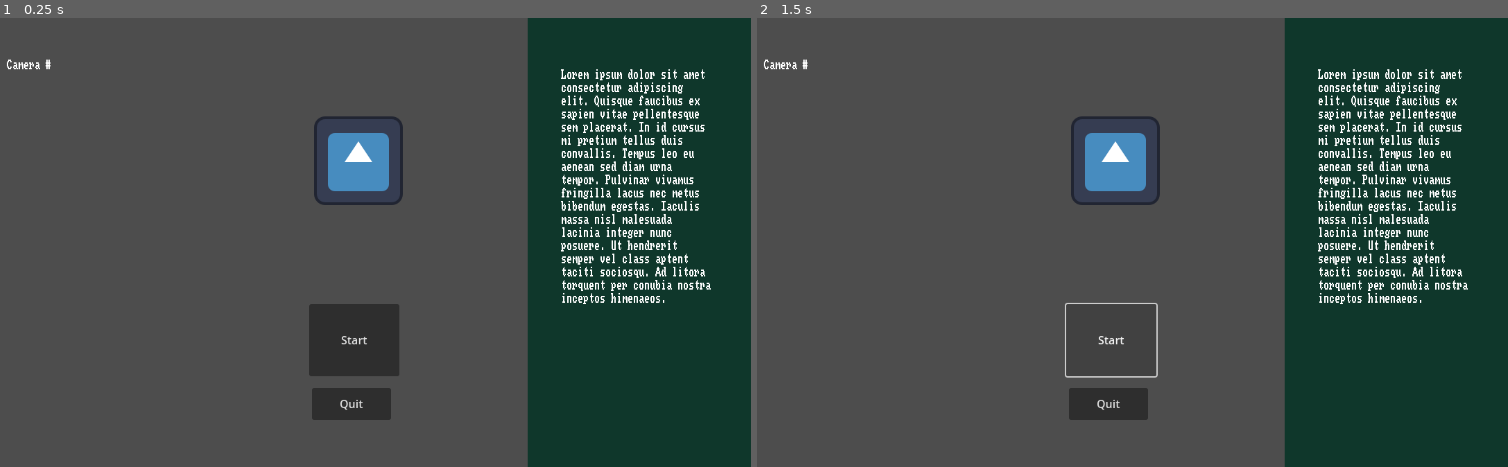
Above: before the commit, frames 1-2 (left to right).
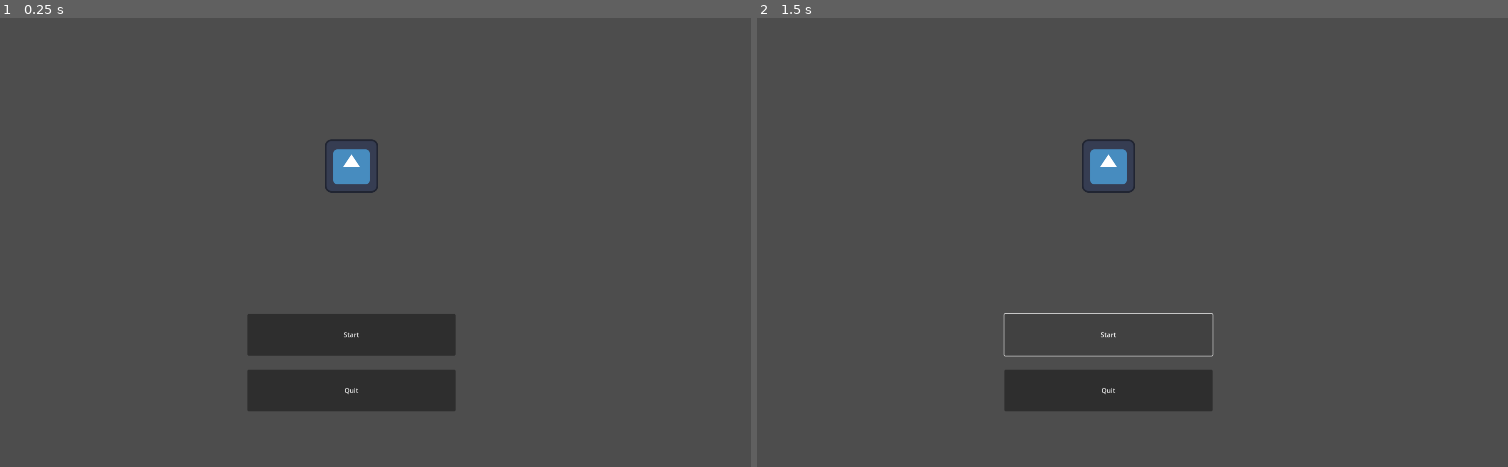
Above: after the commit, the same moments.

Repository: Undalevein/Game-Jam-2026-Eye-Spy
Game: Godot game, scene res://Scenes/game.tscn
Two runs of this game, one before a commit and one after it. Both use one fixed random seed, a clock stepped at 60 frames per second and the inputs below. The engine's default icon, where the game draws it, is replaced by a stand-in: a white triangle on a blue panel in a dark square.
Inputs:
- Up to frame 1 (0.25 s): no input
- Up to frame 2 (1.5 s): click "Start" at 0.5 s; click "Start" at 1.25 s

The runs differ from the first frame. In frame 1, 35% of the frame differs, in the area x 0-100%, y 0-100%; in frame 2, 33%.
Error after the commit: Invalid assignment of property or key 'enabled' with value of type 'bool' on a base object of type 'null instance'. (res://Scripts/game_manager.gd:6)

Commit message:
More progress

Diff:
--- a/Scenes/game.tscn
+++ b/Scenes/game.tscn
@@ -17,8 +17,12 @@
 [node name="Camera2D" type="Camera2D" parent="UI"]
 anchor_mode = 0
 
-[node name="GameInterface" parent="UI/Camera2D" instance=ExtResource("1_ebmjs")]
+[node name="CanvasLayer" type="CanvasLayer" parent="UI/Camera2D"]
+
+[node name="GameInterface" parent="UI/Camera2D/CanvasLayer" instance=ExtResource("1_ebmjs")]
+visible = false
 metadata/_edit_use_anchors_ = true
 
-[node name="MainMenu" parent="UI/Camera2D" instance=ExtResource("2_qxrlw")]
-metadata/_edit_use_anchors_ = true
+[node name="MainMenu" parent="UI/Camera2D/CanvasLayer" instance=ExtResource("2_qxrlw")]
+
+[connection signal="start_game" from="UI/Camera2D/CanvasLayer/MainMenu" to="." method="_on_main_menu_start_game"]
--- a/Scenes/game_interface.tscn
+++ b/Scenes/game_interface.tscn
@@ -4,9 +4,11 @@
 
 [sub_resource type="LabelSettings" id="LabelSettings_p428j"]
 font = ExtResource("1_pcnj6")
+font_size = 24
 
 [sub_resource type="LabelSettings" id="LabelSettings_pcnj6"]
 font = ExtResource("1_pcnj6")
+font_size = 40
 
 [node name="GameInterface" type="Control"]
 layout_mode = 3
@@ -17,28 +19,39 @@
 grow_vertical = 2
 
 [node name="ColorRect" type="ColorRect" parent="."]
-layout_mode = 0
-offset_left = 830.0
-offset_right = 1152.0
-offset_bottom = 648.0
+layout_mode = 1
+anchors_preset = 6
+anchor_left = 1.0
+anchor_top = 0.5
+anchor_right = 1.0
+anchor_bottom = 0.5
+offset_left = -658.0
+offset_top = -1000.0
+offset_bottom = 1000.0
+grow_horizontal = 0
+grow_vertical = 2
 color = Color(0.058034733, 0.2151418, 0.17079514, 1)
 
-[node name="PerilDialogue" type="Label" parent="."]
-layout_mode = 0
-offset_left = 878.0
-offset_top = 74.0
-offset_right = 1103.0
-offset_bottom = 539.0
+[node name="PerilDialogue" type="Label" parent="ColorRect"]
+layout_mode = 1
+anchors_preset = 4
+anchor_top = 0.5
+anchor_bottom = 0.5
+offset_left = 52.0
+offset_top = -443.0
+offset_right = 479.0
+offset_bottom = 443.0
+grow_vertical = 2
 text = "Lorem ipsum dolor sit amet consectetur adipiscing elit. Quisque faucibus ex sapien vitae pellentesque sem place …(327 unchanged characters)…
 label_settings = SubResource("LabelSettings_p428j")
 autowrap_mode = 3
 
 [node name="CameraNumberLabel" type="Label" parent="."]
 layout_mode = 0
-offset_left = 79.0
-offset_top = 60.0
-offset_right = 304.0
-offset_bottom = 83.0
+offset_left = 228.0
+offset_top = 118.0
+offset_right = 453.0
+offset_bottom = 158.0
 text = "Camera #"
 label_settings = SubResource("LabelSettings_pcnj6")
 autowrap_mode = 3
--- a/Scripts/game_manager.gd
+++ b/Scripts/game_manager.gd
@@ -1,3 +1,7 @@
 extends Node2D
 
 var current_level = 0
+
+func _on_main_menu_start_game() -> void:
+	$UI/Camera2D/CanvasLayer/MainManu.enabled = false
+	$UI/Camera2D/CanvasLayer/GameInterface.enabled = true
--- /dev/null
+++ b/main_menu.gd
@@ -0,0 +1,9 @@
+extends Control
+
+signal start_game
+
+func _on_start_button_pressed() -> void:
+	start_game.emit()
+
+func _on_quit_button_pressed() -> void:
+	get_tree().quit()
--- a/main_menu.tscn
+++ b/main_menu.tscn
@@ -1,6 +1,7 @@
-[gd_scene load_steps=2 format=3 uid="uid://cn506ewwgm05c"]
+[gd_scene load_steps=3 format=3 uid="uid://cn506ewwgm05c"]
 
 [ext_resource type="Texture2D" uid="uid://diqibyuwdgmq8" path="res://icon.svg" id="1_06t4h"]
+[ext_resource type="Script" uid="uid://xdyyjthyhiio" path="res://main_menu.gd" id="1_7vrkn"]
 
 [node name="MainMenu" type="Control"]
 layout_mode = 3
@@ -9,25 +10,53 @@
 anchor_bottom = 1.0
 grow_horizontal = 2
 grow_vertical = 2
+script = ExtResource("1_7vrkn")
 
 [node name="StartButton" type="Button" parent="."]
-layout_mode = 0
-offset_left = 515.0
-offset_top = 413.0
-offset_right = 645.0
-offset_bottom = 517.0
+layout_mode = 1
+anchors_preset = 7
+anchor_left = 0.5
+anchor_top = 1.0
+anchor_right = 0.5
+anchor_bottom = 1.0
+offset_left = -250.0
+offset_top = -368.0
+offset_right = 250.0
+offset_bottom = -268.0
+grow_horizontal = 2
+grow_vertical = 0
+pivot_offset = Vector2(0, 100)
 text = "Start
 "
 
 [node name="QuitButton" type="Button" parent="."]
-layout_mode = 0
-offset_left = 519.0
-offset_top = 534.0
-offset_right = 633.0
-offset_bottom = 580.0
+layout_mode = 1
+anchors_preset = 7
+anchor_left = 0.5
+anchor_top = 1.0
+anchor_right = 0.5
+anchor_bottom = 1.0
+offset_left = -250.0
+offset_top = -234.0
+offset_right = 250.0
+offset_bottom = -134.0
+grow_horizontal = 2
+grow_vertical = 0
+pivot_offset = Vector2(0, 50)
 text = "Quit
 "
 
-[node name="Icon" type="Sprite2D" parent="."]
-position = Vector2(586, 206)
+[node name="TextureRect" type="TextureRect" parent="."]
+layout_mode = 1
+anchors_preset = 5
+anchor_left = 0.5
+anchor_right = 0.5
+offset_left = -64.0
+offset_top = 292.0
+offset_right = 64.0
+offset_bottom = 420.0
+grow_horizontal = 2
 texture = ExtResource("1_06t4h")
+
+[connection signal="pressed" from="StartButton" to="." method="_on_start_button_pressed"]
+[connection signal="pressed" from="QuitButton" to="." method="_on_quit_button_pressed"]
--- a/project.godot
+++ b/project.godot
@@ -15,6 +15,12 @@
 config/features=PackedStringArray("4.5", "Forward Plus")
 config/icon="res://icon.svg"
 
+[display]
+
+window/size/viewport_width=1920
+window/size/viewport_height=1080
+window/size/mode=3
+
 [input]
 
 ZoomIn={
@@ -29,3 +35,8 @@
 , Object(InputEventMouseButton,"resource_local_to_scene":false,"resource_name":"","device":-1,"window_id":0,"alt_presse …(244 unchanged characters)…
 ]
 }
+Escape={
+"deadzone": 0.2,
+"events": [Object(InputEventKey,"resource_local_to_scene":false,"resource_name":"","device":-1,"window_id":0,"alt_pressed":false,"shift_pressed":false,"ctrl_pressed":false,"meta_pressed":false,"pressed":false,"keycode":0,"physical_keycode":4194305,"key_label":0,"unicode":0,"location":0,"echo":false,"script":null)
+]
+}
Not shown, added: main_menu.gd.uid
